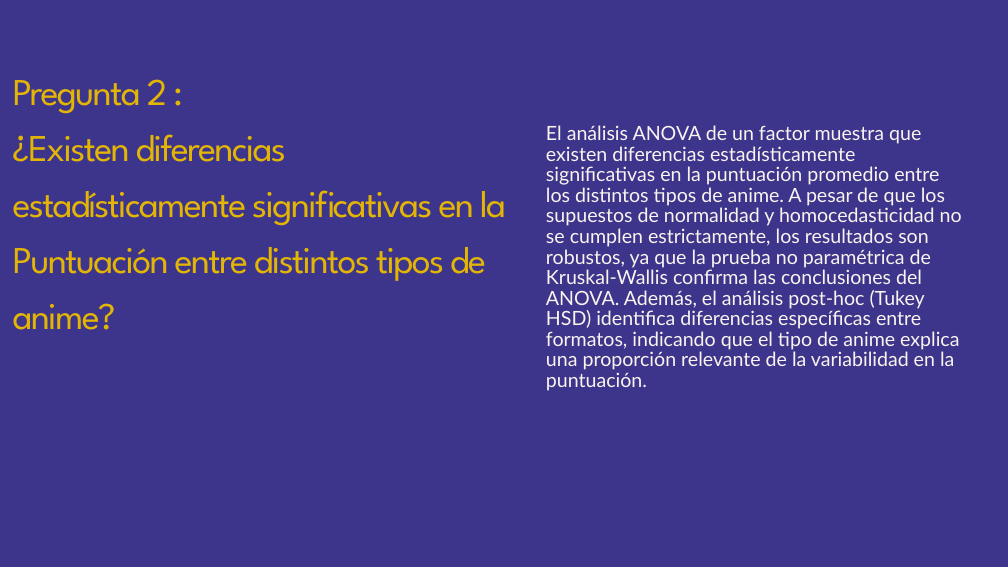
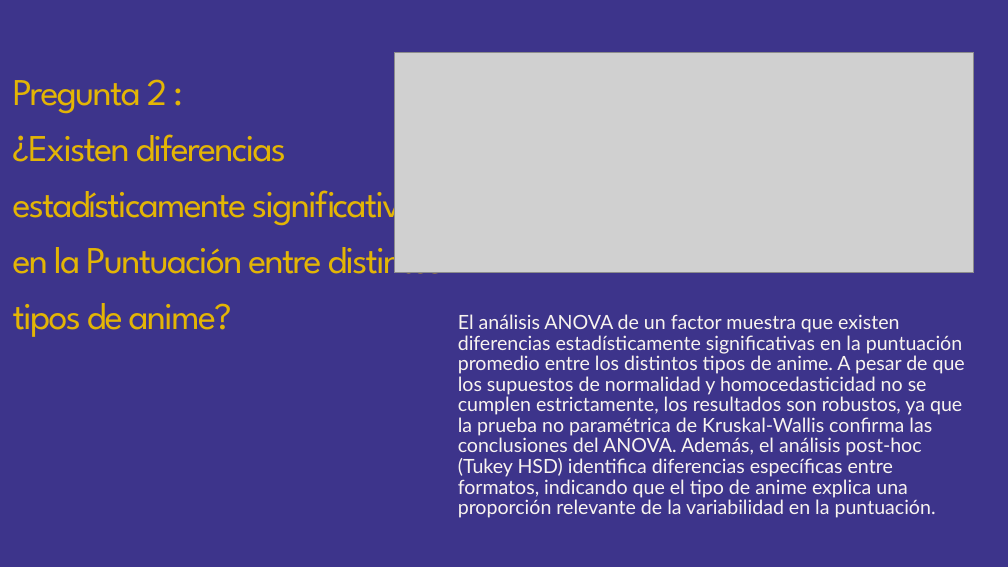
Before and after one commit to Srdariansitop/Anime-Data-Science-Project, a slide deck: slide 8 of Power Point/Presentación - Proyecto de Data Science.pptx (slide 7 before the commit). Drawn at 1008x567 pixels with LibreOffice and Linux fonts; fonts in the diff are those of the drawing; grey boxes stand for pictures. Boxes give left, top, right and bottom in pixels: in the first picture for what was removed or moved away, otherwise in the second. Text is boxed around its words. In the diff, an @@ line names an element or a change of style, - is before the commit and + after.

```diff
--- a/Power Point/Presentación - Proyecto de Data Science.pptx
+++ b/Power Point/Presentación - Proyecto de Data Science.pptx
@@ text "Pregunta 2 :" rewrapped from [13, 79, 506, 330] to [13, 79, 444, 337] @@
@@ picture added at [394, 52, 974, 273] @@
@@ text "El análisis ANOVA de un ..." rewrapped from [546, 125, 962, 391] to [458, 314, 965, 518] @@
```
Also in this commit, not shown: 1 other slide changed, 1 slide added, 3 other files.
